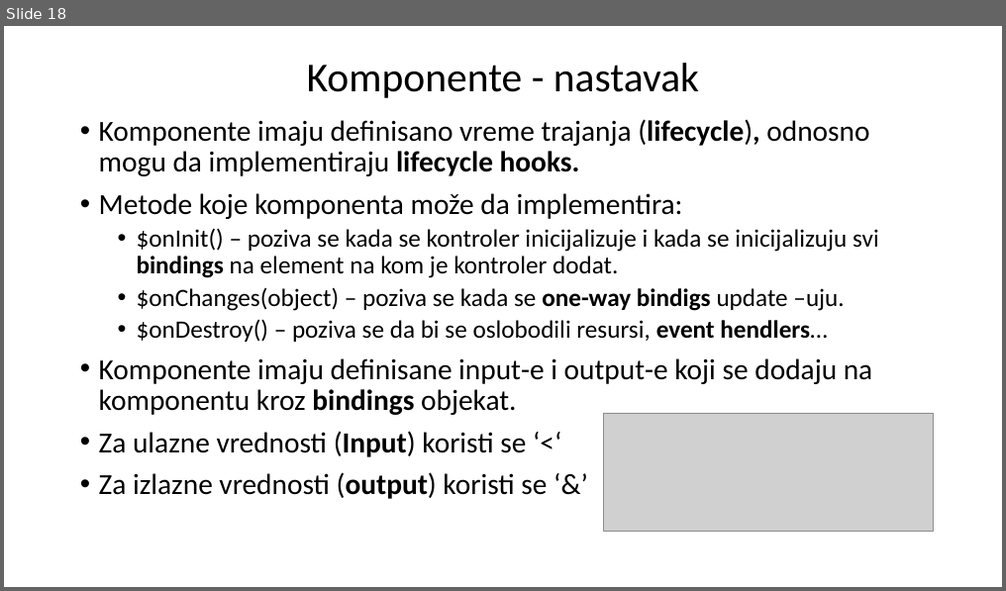
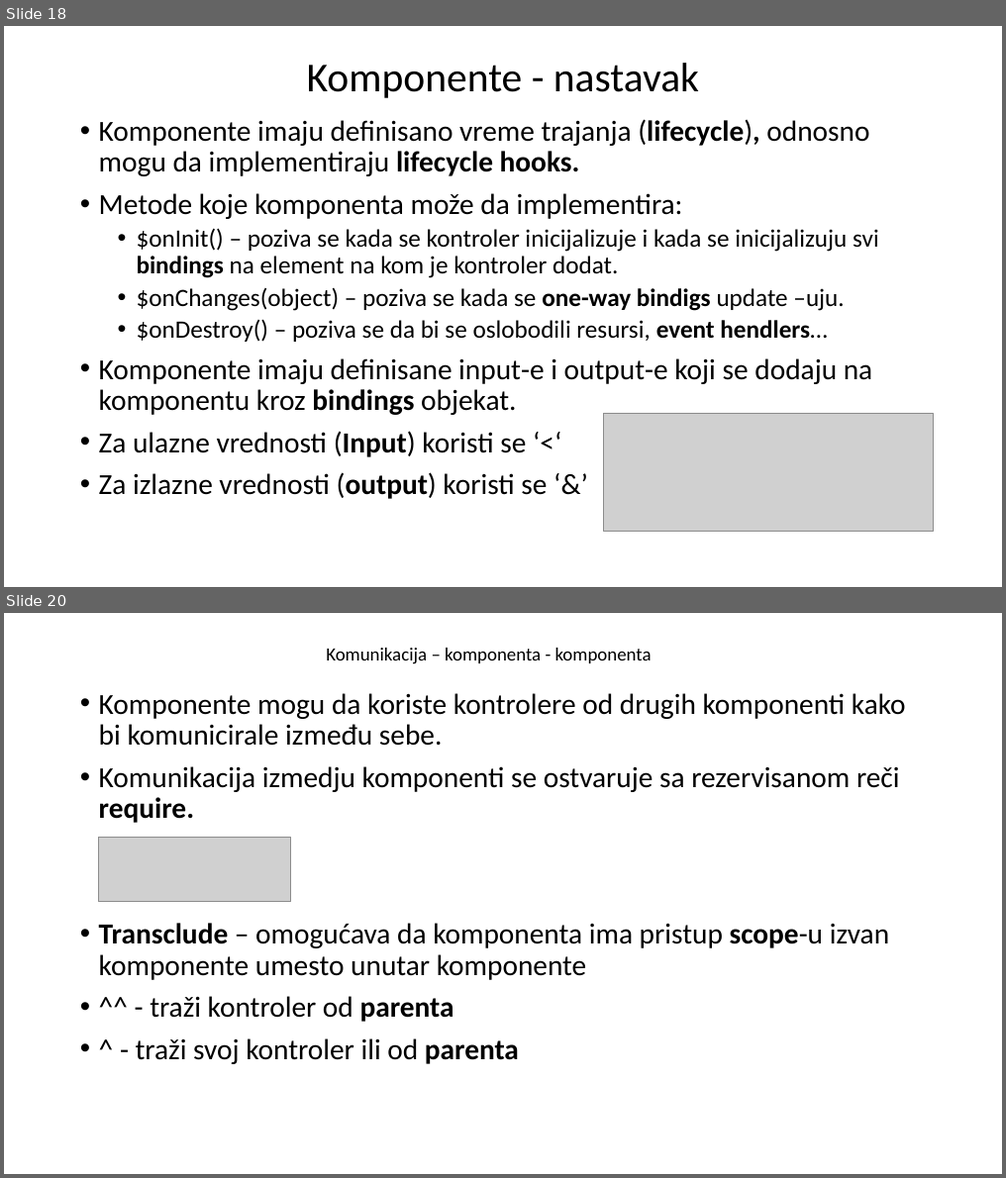
Before and after one commit to daniloMogin/kurs, a slide deck: AngularJS.pptx. Shown one above the other, each under a label of ours: slide 18 before the commit, slides 18 and 20 after it; the slides between them are not shown. The pictures are 1006x591 and 1006x1178 pixels, drawn with LibreOffice and Linux fonts; fonts in the diff are those of the drawing; grey boxes stand for pictures. Boxes give left, top, right and bottom in pixels: in the first picture for what was removed or moved away, otherwise in the second. Text is boxed around its words. In the diff, an @@ line names an element or a change of style, - is before the commit and + after.

```diff
--- a/AngularJS.pptx
+++ b/AngularJS.pptx
@@ slide 20 added at (4, 613, 1002, 1174), background #FFFFFF @@
@@ text added at (326, 648, 651, 664), 18 pt, text #000000 @@
+Komunikacija – komponenta - komponenta
@@ text added at (99, 693, 906, 1064), 28 pt, text #000000 @@
+• Komponente mogu da koriste kontrolere od drugih komponenti kako bi komunicirale između sebe.
+• Komunikacija izmedju komponenti se ostvaruje sa rezervisanom reči require.
+• Transclude – omogućava da komponenta ima pristup scope-u izvan komponente umesto unutar komponente
+• ^^ - traži kontroler od parenta
+• ^ - traži svoj kontroler ili od parenta
@@ picture added at (98, 838, 290, 902) @@
```
Also in this commit, not shown: 2 slides changed, 2 other slides added, 9 other files.
